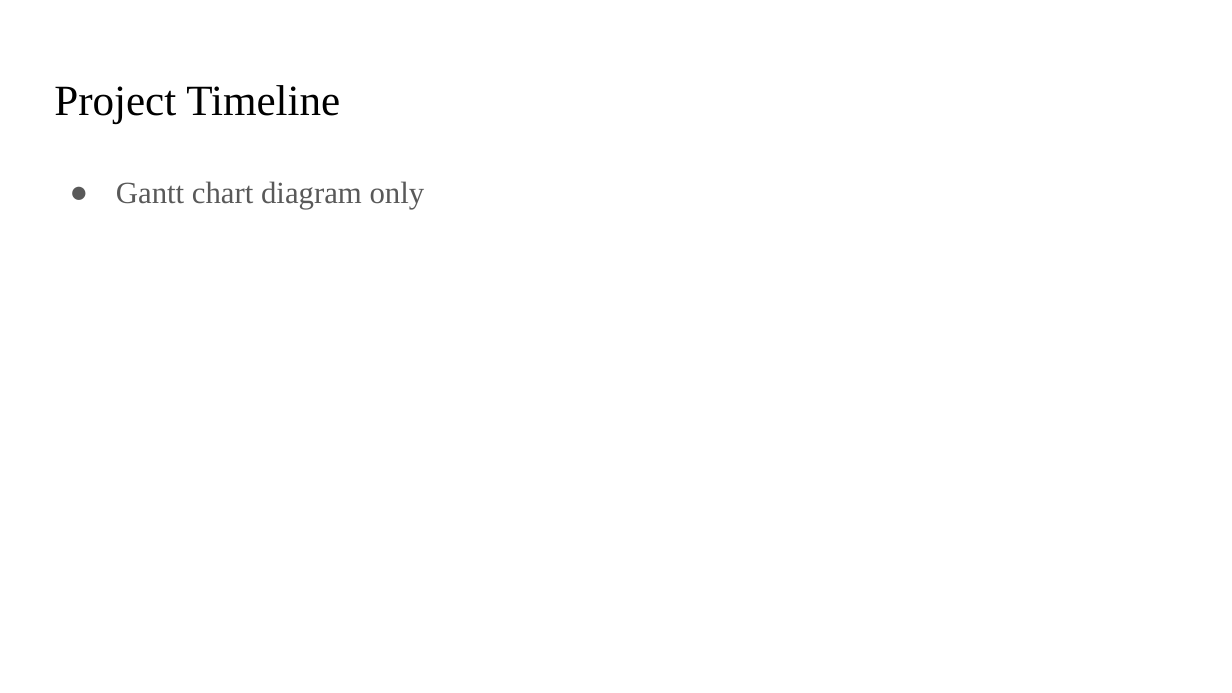
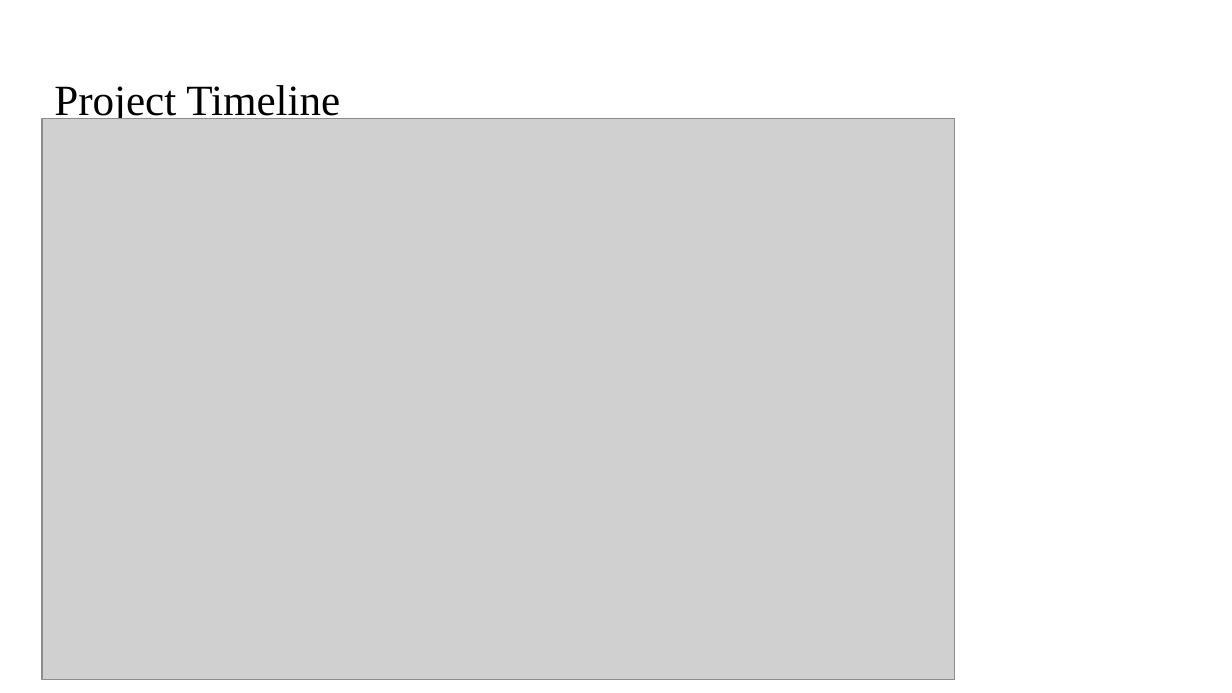
Before and after one commit to Lumineskz/AnonFeedbackWall, a slide deck: slide 14 of Presentations/Proposal Format.pptx. Drawn at 1232x693 pixels with LibreOffice and Linux fonts; fonts in the diff are those of the drawing; grey boxes stand for pictures. Boxes give left, top, right and bottom in pixels: in the first picture for what was removed or moved away, otherwise in the second. Text is boxed around its words. In the diff, an @@ line names an element or a change of style, - is before the commit and + after.

```diff
--- a/Presentations/Proposal Format.pptx
+++ b/Presentations/Proposal Format.pptx
@@ picture added at bbox=[42, 118, 955, 679] @@
@@ text removed at bbox=[116, 181, 425, 209] @@
-● Gantt chart diagram only
```
Also in this commit, not shown: 1 other slide changed, 2 slides added, 1 slide removed, 3 other files.
